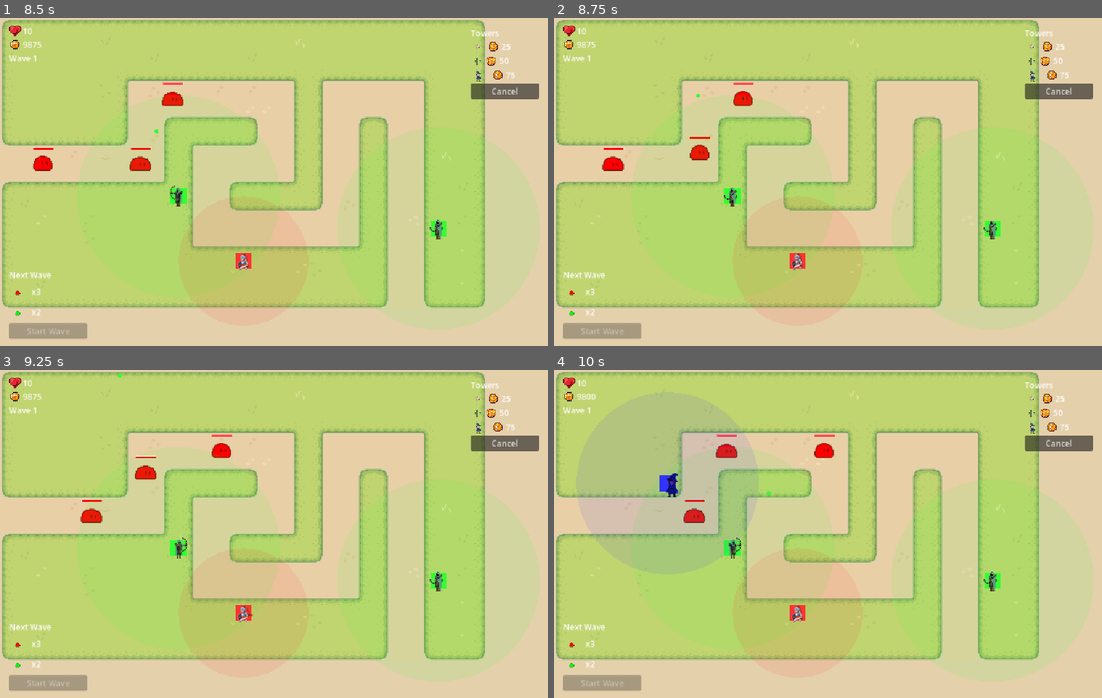
Above: before the commit, frames 1-4 (two rows, left to right).
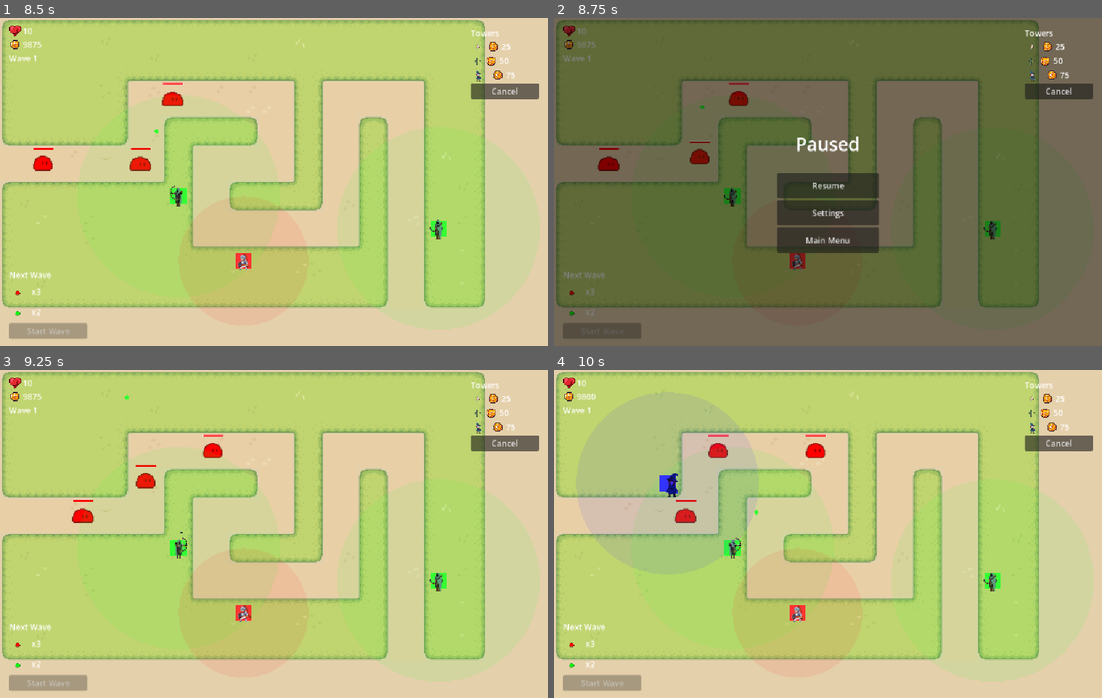
Above: after the commit, the same moments.

Repository: psvm203/rgb-defense
Game: Godot game, scene res://ui/main_menu.tscn
Two runs of this game, one before a commit and one after it. Both use one fixed random seed, a clock stepped at 60 frames per second and the inputs below.
Inputs (mouse positions are in pixels of both pictures, inside the frame that each line leads up to):
- Up to frame 1 (8.5 s): click "Settings" at 0.5 s; click "960x540" at 1.25 s; click "Back" at 2 s; click "Start Game" at 2.75 s; click "Start Wave" at 3.5 s; click "Cancel" at 4.25 s; move the mouse to (394, 165) at 5.02 s; tap one key every 0.75 s from 5.1 s: R G B R G; click (394, 165) at 5.17 s; move the mouse to (164, 198) at 5.77 s; click (164, 198) at 5.92 s; move the mouse to (328, 109) at 6.52 s; click (328, 109) at 6.67 s; move the mouse to (246, 247) at 7.27 s; click (246, 247) at 7.42 s; move the mouse to (438, 231) at 8.02 s; click (438, 231) at 8.17 s
- Up to frame 2 (8.75 s): tap Escape (ui_cancel) at 8.65 s
- Up to frame 3 (9.25 s): click (274, 537) at 8.75 s, where only the run after the commit has a clickable "Resume"
- Up to frame 4 (10 s): move the mouse to (663, 484) at 9.52 s; tap B at 9.6 s; click (663, 484) at 9.67 s

Frame 1 is identical in both runs. In frame 2, 100% of the frame differs, in the area x 0-100%, y 0-100%; in frame 3, 0.8%; in frame 4, 0.7%.

Commit message:
feat(ui): add settings menu to pause overlay

Diff:
--- a/ui/hud.gd
+++ b/ui/hud.gd
@@ -7,12 +7,32 @@
 @onready var _wave_label: Label = $TopPanel/VBox/WaveLabel
 @onready var _wave_mobs: VBoxContainer = $WavePanel/VBox/WaveMobs
 @onready var _start_wave_btn: Button = $WavePanel/VBox/StartWaveBtn
+@onready var _pause_overlay: ColorRect = $PauseOverlay
+@onready var _pause_menu: VBoxContainer = $PauseOverlay/PauseMenuPanel
+@onready var _pause_settings: VBoxContainer = $PauseOverlay/PauseSettingsPanel
+@onready var _res_option: OptionButton = $PauseOverlay/PauseSettingsPanel/ResHBox/ResOption
+@onready var _fullscreen_check: CheckButton = $PauseOverlay/PauseSettingsPanel/FullscreenCheck
+@onready var _volume_slider: HSlider = $PauseOverlay/PauseSettingsPanel/VolumeHBox/VolumeSlider
+
+const RESOLUTIONS: Array[Vector2i] = [
+	Vector2i(960, 540),
+	Vector2i(1280, 720),
+	Vector2i(1920, 1080),
+]
+const CONFIG_SECTION := "display"
+const CONFIG_RES_INDEX := "resolution_index"
+const CONFIG_FULLSCREEN := "fullscreen"
+const CONFIG_VOLUME := "volume"
+const MASTER_BUS := 0
+const MIN_VOLUME_DB := -40.0
 
 var _group_rows: Array = []
 
 
 func _ready() -> void:
 	_start_wave_btn.pressed.connect(_on_start_wave_pressed)
+	_load_settings()
+	_apply_settings()
 	for i in range(MAX_GROUPS):
 		var row := HBoxContainer.new()
 		var icon := TextureRect.new()
@@ -45,6 +65,15 @@
 		else:
 			row_data.row.visible = false
 
+	if Input.is_action_just_pressed("ui_cancel"):
+		if get_tree().paused:
+			if _pause_settings.visible:
+				_on_pause_settings_back_pressed()
+			else:
+				_resume()
+		else:
+			_pause()
+
 
 func _rgb_color(max_rgb: Vector3) -> Color:
 	return Color(
@@ -56,3 +85,84 @@
 
 func _on_start_wave_pressed() -> void:
 	GameState.start_wave_pressed.emit()
+
+
+func _pause() -> void:
+	get_tree().paused = true
+	_pause_overlay.visible = true
+	_pause_menu.visible = true
+	_pause_settings.visible = false
+
+
+func _resume() -> void:
+	get_tree().paused = false
+	_pause_overlay.visible = false
+	_pause_menu.visible = true
+	_pause_settings.visible = false
+
+
+func _on_resume_pressed() -> void:
+	_resume()
+
+
+func _on_pause_settings_pressed() -> void:
+	_pause_menu.visible = false
+	_pause_settings.visible = true
+
+
+func _on_pause_settings_back_pressed() -> void:
+	_pause_settings.visible = false
+	_pause_menu.visible = true
+
+
+func _on_main_menu_pressed() -> void:
+	_resume()
+	get_tree().change_scene_to_file("res://ui/main_menu.tscn")
+
+
+func _on_pause_resolution_changed(_index: int) -> void:
+	_save_settings()
+	_apply_settings()
+
+
+func _on_pause_fullscreen_toggled(_on: bool) -> void:
+	_save_settings()
+	_apply_settings()
+
+
+func _on_pause_volume_changed(_value: float) -> void:
+	_apply_volume()
+	_save_settings()
+
+
+func _apply_settings() -> void:
+	var index := _res_option.selected
+	var size := RESOLUTIONS[index]
+	if _fullscreen_check.button_pressed:
+		DisplayServer.window_set_mode(DisplayServer.WINDOW_MODE_FULLSCREEN)
+	else:
+		DisplayServer.window_set_mode(DisplayServer.WINDOW_MODE_WINDOWED)
+		DisplayServer.window_set_size(size)
+	_apply_volume()
+
+
+func _apply_volume() -> void:
+	var db := lerpf(MIN_VOLUME_DB, 0.0, _volume_slider.value / 100.0)
+	AudioServer.set_bus_volume_db(MASTER_BUS, db)
+
+
+func _save_settings() -> void:
+	var config := ConfigFile.new()
+	config.set_value(CONFIG_SECTION, CONFIG_RES_INDEX, _res_option.selected)
+	config.set_value(CONFIG_SECTION, CONFIG_FULLSCREEN, _fullscreen_check.button_pressed)
+	config.set_value(CONFIG_SECTION, CONFIG_VOLUME, _volume_slider.value)
+	config.save("user://settings.cfg")
+
+
+func _load_settings() -> void:
+	var config := ConfigFile.new()
+	if config.load("user://settings.cfg") != OK:
+		return
+	_res_option.selected = config.get_value(CONFIG_SECTION, CONFIG_RES_INDEX, 0)
+	_fullscreen_check.button_pressed = config.get_value(CONFIG_SECTION, CONFIG_FULLSCREEN, false)
+	_volume_slider.value = config.get_value(CONFIG_SECTION, CONFIG_VOLUME, 100.0)
--- a/ui/hud.tscn
+++ b/ui/hud.tscn
@@ -5,6 +5,7 @@
 [ext_resource type="Texture2D" uid="uid://dg20h70qvl48b" path="res://game_state/coins.png" id="3_coins"]
 
 [node name="HUD" type="CanvasLayer" unique_id=684622424]
+process_mode = 3
 script = ExtResource("1_hud")
 
 [node name="TopPanel" type="MarginContainer" parent="." unique_id=799938408]
@@ -80,3 +81,127 @@
 layout_mode = 2
 disabled = true
 text = "Start Wave"
+
+[node name="PauseOverlay" type="ColorRect" parent="."]
+visible = false
+anchors_preset = 15
+anchor_right = 1.0
+anchor_bottom = 1.0
+color = Color(0, 0, 0, 0.5)
+
+[node name="PauseMenuPanel" type="VBoxContainer" parent="PauseOverlay"]
+anchors_preset = 8
+anchor_left = 0.5
+anchor_right = 0.5
+anchor_top = 0.5
+anchor_bottom = 0.5
+offset_left = -100.0
+offset_top = -100.0
+offset_right = 100.0
+offset_bottom = 100.0
+alignment = 1
+
+[node name="PausedLabel" type="Label" parent="PauseOverlay/PauseMenuPanel"]
+layout_mode = 2
+horizontal_alignment = 1
+theme_override_font_sizes/font_size = 36
+text = "Paused"
+
+[node name="Spacer" type="Control" parent="PauseOverlay/PauseMenuPanel"]
+layout_mode = 2
+custom_minimum_size = Vector2(0, 24)
+
+[node name="ResumeBtn" type="Button" parent="PauseOverlay/PauseMenuPanel"]
+layout_mode = 2
+custom_minimum_size = Vector2(200, 50)
+text = "Resume"
+
+[node name="SettingsBtn" type="Button" parent="PauseOverlay/PauseMenuPanel"]
+layout_mode = 2
+custom_minimum_size = Vector2(200, 50)
+text = "Settings"
+
+[node name="MainMenuBtn" type="Button" parent="PauseOverlay/PauseMenuPanel"]
+layout_mode = 2
+custom_minimum_size = Vector2(200, 50)
+text = "Main Menu"
+
+[node name="PauseSettingsPanel" type="VBoxContainer" parent="PauseOverlay"]
+visible = false
+anchors_preset = 8
+anchor_left = 0.5
+anchor_right = 0.5
+anchor_top = 0.5
+anchor_bottom = 0.5
+offset_left = -150.0
+offset_top = -100.0
+offset_right = 150.0
+offset_bottom = 100.0
+alignment = 1
+
+[node name="Title" type="Label" parent="PauseOverlay/PauseSettingsPanel"]
+layout_mode = 2
+horizontal_alignment = 1
+theme_override_font_sizes/font_size = 36
+text = "Settings"
+
+[node name="Spacer" type="Control" parent="PauseOverlay/PauseSettingsPanel"]
+layout_mode = 2
+custom_minimum_size = Vector2(0, 24)
+
+[node name="ResHBox" type="HBoxContainer" parent="PauseOverlay/PauseSettingsPanel"]
+layout_mode = 2
+alignment = 1
+
+[node name="ResLabel" type="Label" parent="PauseOverlay/PauseSettingsPanel/ResHBox"]
+layout_mode = 2
+text = "Resolution"
+
+[node name="ResOption" type="OptionButton" parent="PauseOverlay/PauseSettingsPanel/ResHBox"]
+layout_mode = 2
+custom_minimum_size = Vector2(160, 0)
+item_count = 3
+selected = 0
+popup/item_0/text = "960x540"
+popup/item_0/id = 0
+popup/item_1/text = "1280x720"
+popup/item_1/id = 1
+popup/item_2/text = "1920x1080"
+popup/item_2/id = 2
+
+[node name="FullscreenCheck" type="CheckButton" parent="PauseOverlay/PauseSettingsPanel"]
+layout_mode = 2
+text = "Fullscreen"
+
+[node name="VolumeHBox" type="HBoxContainer" parent="PauseOverlay/PauseSettingsPanel"]
+layout_mode = 2
+alignment = 1
+
+[node name="VolumeLabel" type="Label" parent="PauseOverlay/PauseSettingsPanel/VolumeHBox"]
+layout_mode = 2
+text = "Volume"
+
+[node name="VolumeSlider" type="HSlider" parent="PauseOverlay/PauseSettingsPanel/VolumeHBox"]
+layout_mode = 2
+custom_minimum_size = Vector2(160, 0)
+min_value = 0.0
+max_value = 100.0
+step = 1.0
+value = 100.0
+
+[node name="Spacer2" type="Control" parent="PauseOverlay/PauseSettingsPanel"]
+layout_mode = 2
+custom_minimum_size = Vector2(0, 24)
+
+[node name="BackBtn" type="Button" parent="PauseOverlay/PauseSettingsPanel"]
+layout_mode = 2
+custom_minimum_size = Vector2(200, 50)
+text = "Back"
+
+[connection signal="pressed" from="PauseOverlay/PauseMenuPanel/ResumeBtn" to="." method="_on_resume_pressed"]
+[connection signal="pressed" from="PauseOverlay/PauseMenuPanel/SettingsBtn" to="." method="_on_pause_settings_pressed"]
+[connection signal="pressed" from="PauseOverlay/PauseMenuPanel/MainMenuBtn" to="." method="_on_main_menu_pressed"]
+[connection signal="pressed" from="PauseOverlay/PauseSettingsPanel/BackBtn" to="." method="_on_pause_settings_back_pressed"]
+[connection signal="item_selected" from="PauseOverlay/PauseSettingsPanel/ResHBox/ResOption" to="." method="_on_pause_resolution_changed"]
+[connection signal="toggled" from="PauseOverlay/PauseSettingsPanel/FullscreenCheck" to="." method="_on_pause_fullscreen_toggled"]
+[connection signal="value_changed" from="PauseOverlay/PauseSettingsPanel/VolumeHBox/VolumeSlider" to="." method="_on_pause_volume_changed"]
